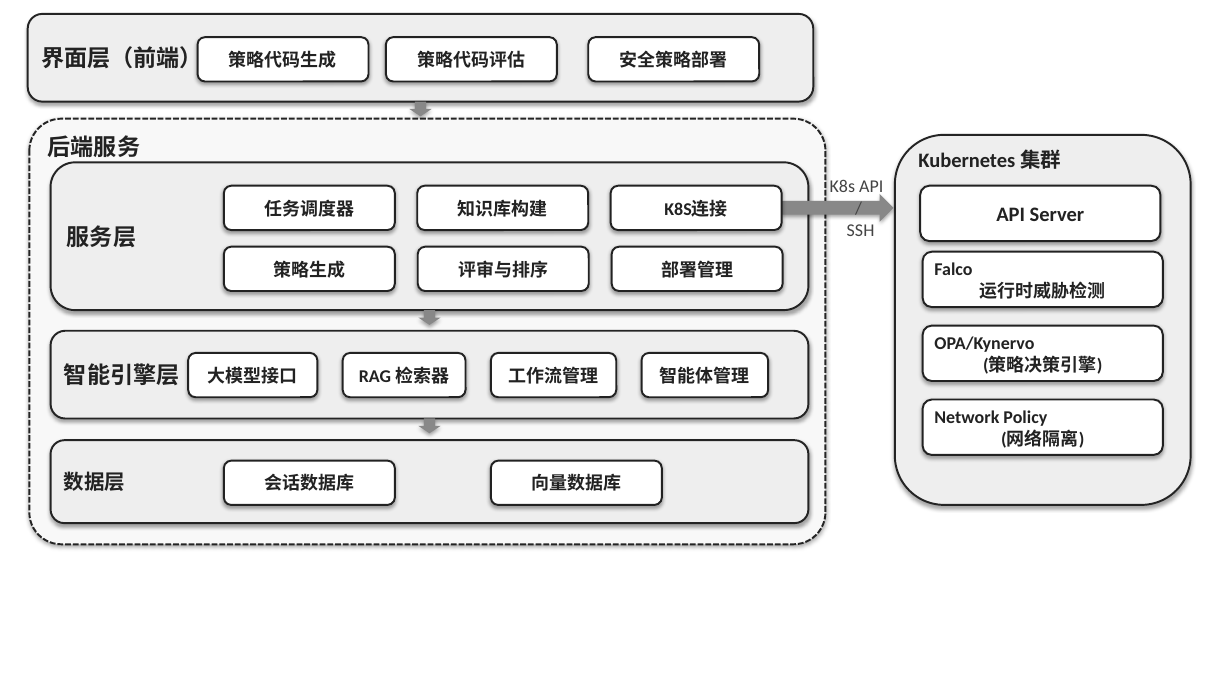
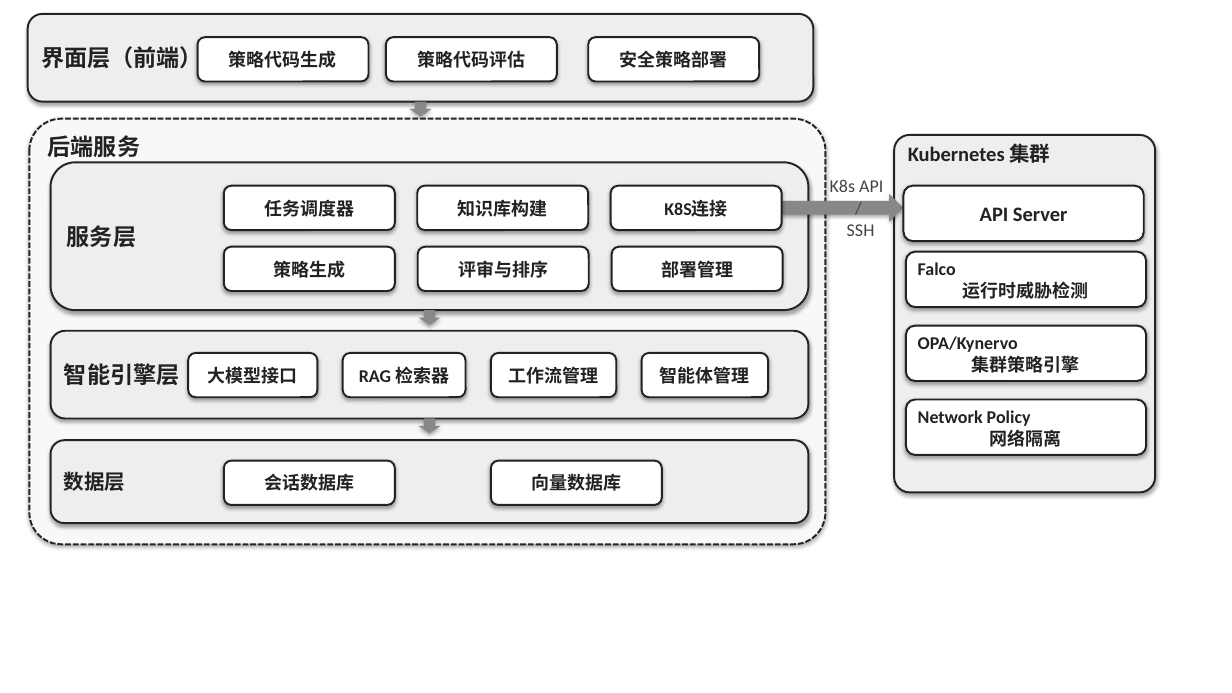
Before and after one commit to Ivanbeethoven/ustb_graduator_paper, a slide deck: slide 1 of 系统架构图.pptx. Drawn at 1232x693 pixels with LibreOffice and Linux fonts; fonts in the diff are those of the drawing. Boxes give left, top, right and bottom in pixels: in the first picture for what was removed or moved away, otherwise in the second. Text is boxed around its words. In the diff, an @@ line names an element or a change of style, - is before the commit and + after.

```diff
--- a/系统架构图.pptx
+++ b/系统架构图.pptx
@@ rounded rectangle "Kubernetes 集群" resized from (x1=895, y1=135, x2=1190, y2=505) to (x1=894, y1=135, x2=1154, y2=493) @@
@@ rounded rectangle "Kubernetes 集群" at (x1=894, y1=135, x2=1154, y2=493): proportions changed @@
@@ right arrow resized from (x1=782, y1=194, x2=894, y2=222) to (x1=782, y1=194, x2=903, y2=222) @@
@@ 4 rounded rectangles moved together from (x1=921, y1=186, x2=1163, y2=455) to (x1=904, y1=186, x2=1146, y2=455) @@
@@ text in rounded rectangle at (x1=918, y1=336, x2=1080, y2=373): text changed @@
-OPA/Kynervo
-(策略决策引擎)
+OPA/Kynervo
+集群策略引擎
@@ text in rounded rectangle at (x1=918, y1=410, x2=1062, y2=447): text changed @@
-Network Policy
-(网络隔离)
+Network Policy
+网络隔离
```
Also in this commit, not shown: 39 other files.
